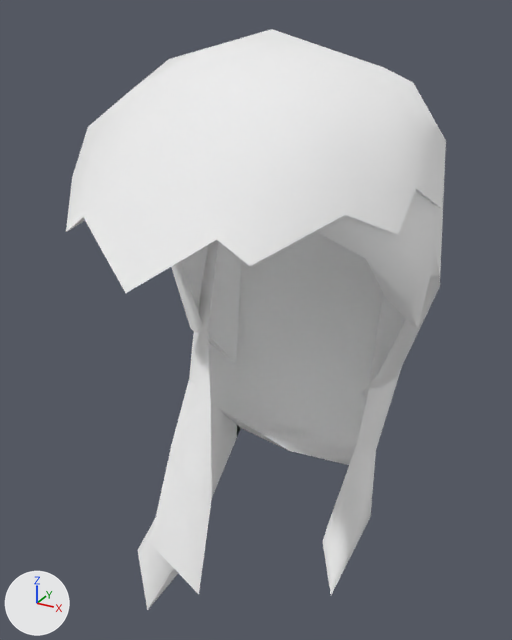
Two versions of the glTF model Contents/mods/Spongie Hair/common/media/models_X/Skinned/Hair/F_TaurieG3.glb, one commit apart.
Camera for both pictures: a 50 mm lens placed at (0.1, -0.16, 0.975), pointed at (-0.003, 0.027, 0.882). Every picture has the same lights, and +X, +Y and +Z are marked at lower left. Vertices at the same position are counted once.

Objects in the first picture: 'F_TaurieG3'.
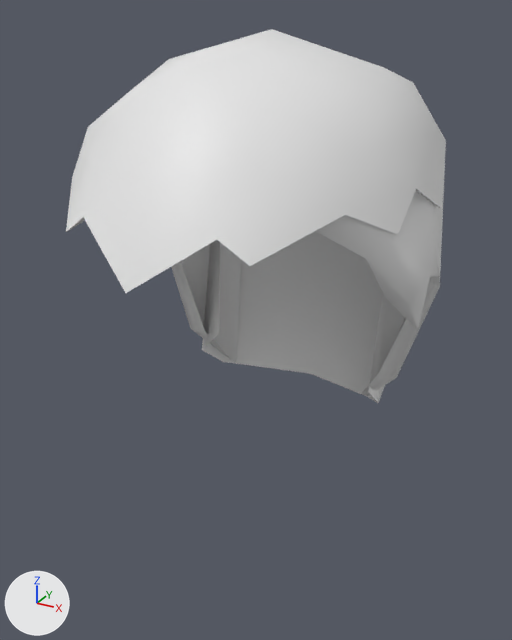
Changed parts and their boxes [x1, y1, x2, y2] in the pictures (512 x 640 px):
'F_TaurieG3', reshaped (36% shorter): before [66, 29, 446, 610]; after [66, 29, 446, 403]
part 1 of me_cube_005, cut back: before [138, 240, 405, 610]; after [202, 240, 405, 403]
part 2 of me_cube_005, recoloured: [66, 29, 446, 396] in both

The change in detail:
me_cube_005 is used by ob_f_taurieg3; location (0.0, 0.0, 0.0).
me_cube_005 had 128 vertices, 213 faces and spanned x -0.053..0.053, y -0.04..0.087, z 0.771..0.97.
me_cube_005 now has 100 vertices, 155 faces and spans x -0.053..0.053, y -0.04..0.087, z 0.844..0.97.
Part 1, on me_cube_005:
35 vertices are removed from x -0.042..0.039, y -0.006..0.073, z 0.771..0.869.
71 faces are deleted.
1 vertex moves from x -0.034, y 0.055, z 0.895 to x -0.033, y 0.055, z 0.895.
7 vertices are added at x -0.037..0.033, y 0.042..0.068, z 0.844..0.866.
13 new faces join them.
me_cube_005 part 2: 142 faces spanning x -0.053..0.053, y -0.04..0.087, z 0.847..0.97 switch from mat_hair (white #ffffff) to no material.
